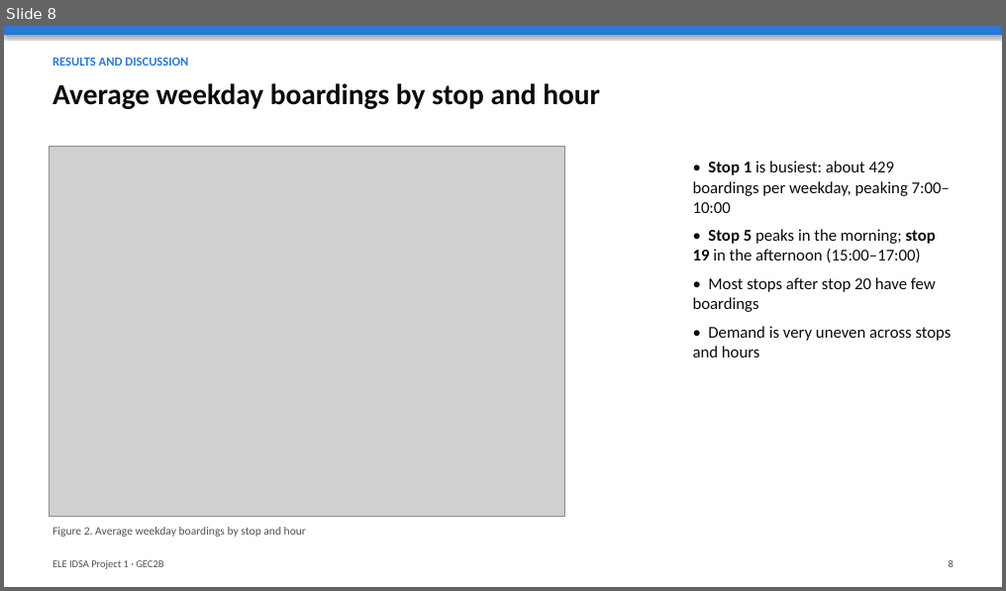
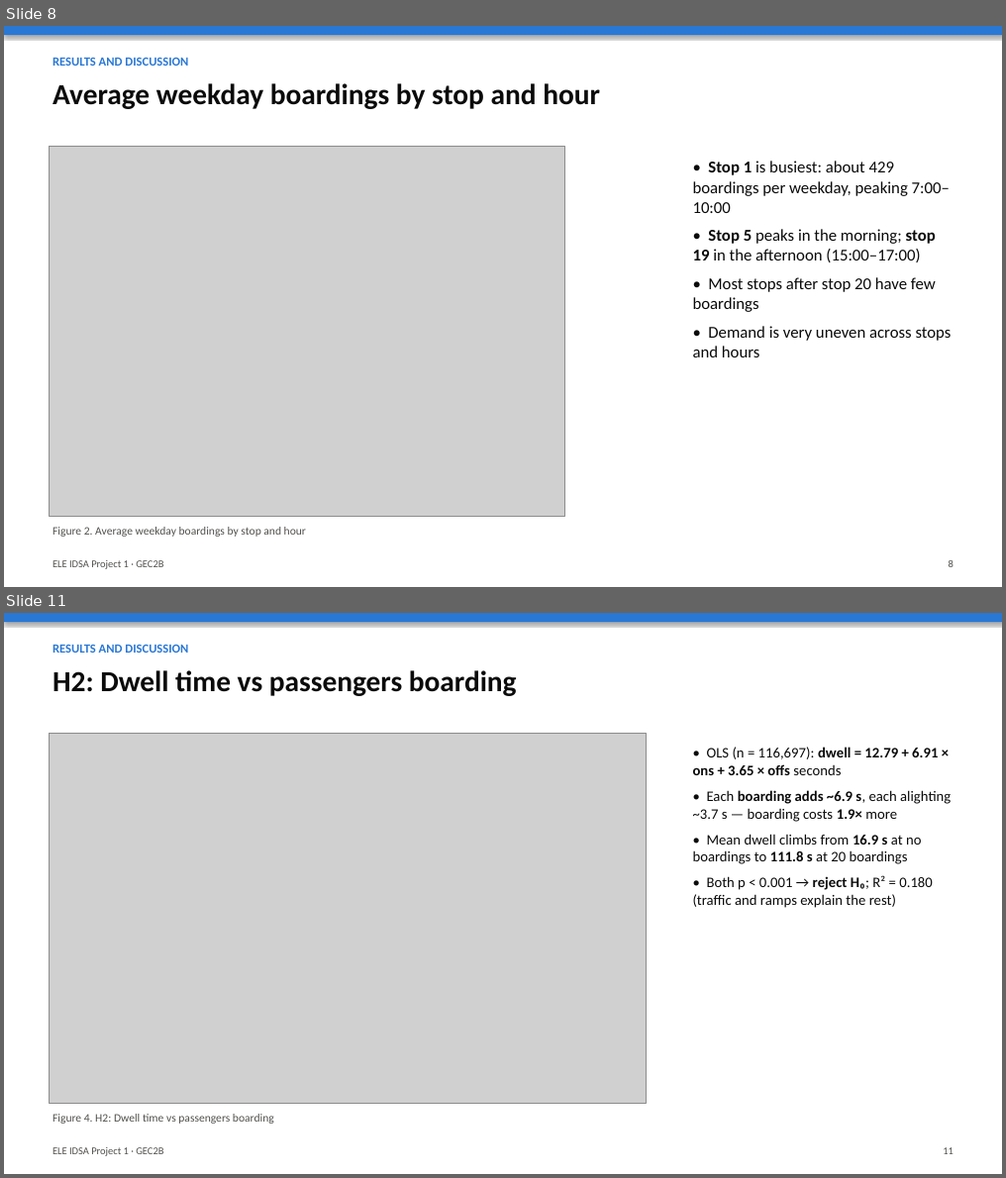
Before and after one commit to RJL-Marquez/ELE-IDSA-PROJECT-1, a slide deck: report/output/ELE_IDSA_Project1_Slides.pptx. Shown one above the other, each under a label of ours: slide 8 before the commit, slides 8 and 11 after it; the slides between them are not shown. The pictures are 1006x591 and 1006x1178 pixels, drawn with LibreOffice and Linux fonts; fonts in the diff are those of the drawing; grey boxes stand for pictures. Boxes give left, top, right and bottom in pixels: in the first picture for what was removed or moved away, otherwise in the second. Text is boxed around its words. In the diff, an @@ line names an element or a change of style, - is before the commit and + after.

```diff
--- a/report/output/ELE_IDSA_Project1_Slides.pptx
+++ b/report/output/ELE_IDSA_Project1_Slides.pptx
@@ slide 11 added at box(4, 613, 1002, 1174), background #FFFFFF @@
@@ rectangle added at box(4, 613, 1002, 622), fill #2A78D6 @@
@@ text added at box(53, 644, 188, 653), 12 pt, text #2A78D6, bold @@
+RESULTS AND DISCUSSION
@@ text added at box(53, 670, 517, 696), 28 pt, text #0B0B0B, bold @@
+H2: Dwell time vs passengers boarding
@@ picture added at box(49, 733, 647, 1103) @@
@@ text added at box(693, 747, 950, 908), 14 pt, text #0B0B0B @@
+• OLS (n = 116,697): dwell = 12.79 + 6.91 × ons + 3.65 × offs seconds
+• Each boarding adds ~6.9 s, each alighting ~3.7 s — boarding costs 1.9× more
+• Mean dwell climbs from 16.9 s at no boardings to 111.8 s at 20 boardings
+• Both p < 0.001 → reject H₀; R² = 0.180 (traffic and ramps explain the rest)
@@ text added at box(53, 1114, 274, 1124), 11 pt, text #52514E @@
+Figure 4. H2: Dwell time vs passengers boarding
@@ text added at box(53, 1148, 163, 1157), 10 pt, text #52514E @@
+ELE IDSA Project 1 · GEC2B
@@ text added at box(943, 1148, 953, 1155), 10 pt, text #52514E @@
+11
```
Also in this commit, not shown: 2 slides changed, 6 other slides added, 3 other files.
